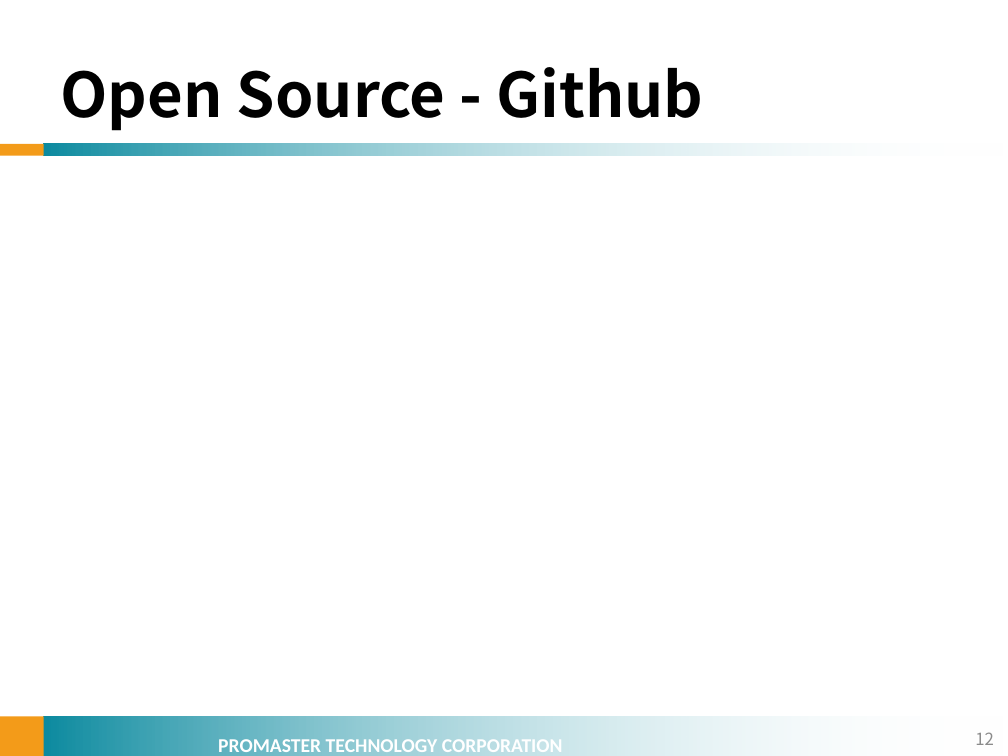
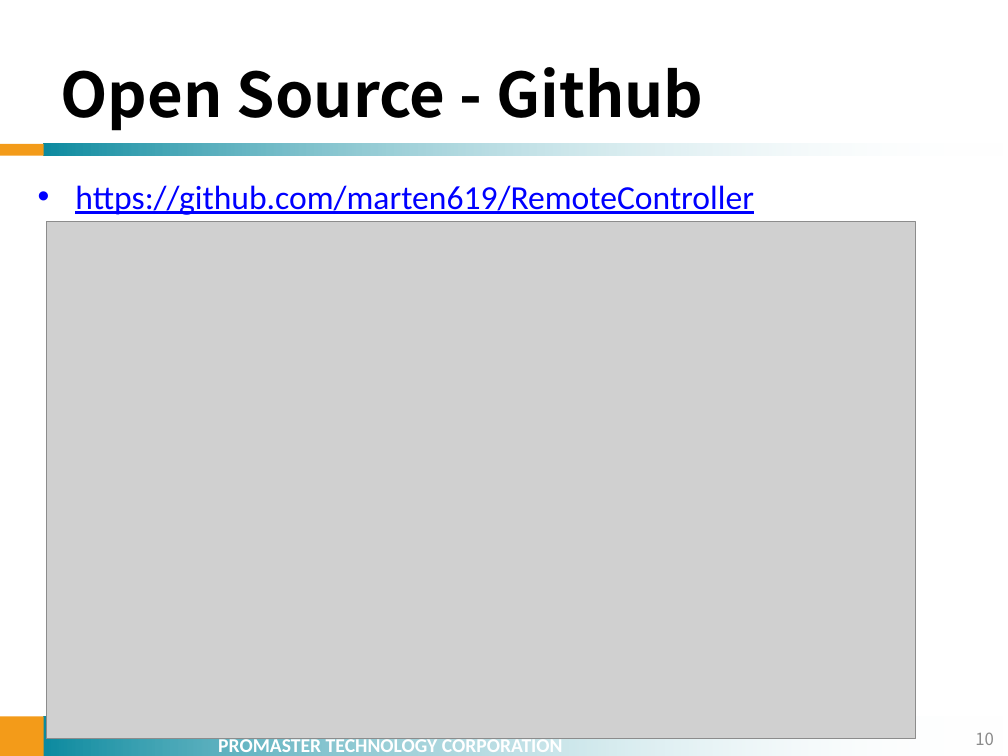
Before and after one commit to marten619/RemoteController, a slide deck: slide 10 of PPT/Secure Remote Control Introduction v1.pptx (slide 12 before the commit). Drawn at 1008x756 pixels with LibreOffice and Linux fonts; fonts in the diff are those of the drawing; grey boxes stand for pictures; background and template pictures are left out. Boxes give left, top, right and bottom in pixels: in the first picture for what was removed or moved away, otherwise in the second. Text is boxed around its words. In the diff, an @@ line names an element or a change of style, - is before the commit and + after.

```diff
--- a/PPT/Secure Remote Control Introduction v1.pptx
+++ b/PPT/Secure Remote Control Introduction v1.pptx
@@ text added at box(75, 185, 753, 215), 24 pt, text #0000FF, underline @@
+• https://github.com/marten619/RemoteController
@@ picture added at box(46, 222, 915, 739) @@
@@ page number at box(975, 732, 994, 745): text changed @@
-12
+10
```
Also in this commit, not shown: 4 other slides changed, 1 slide added, 2 slides removed, 1 other file.
